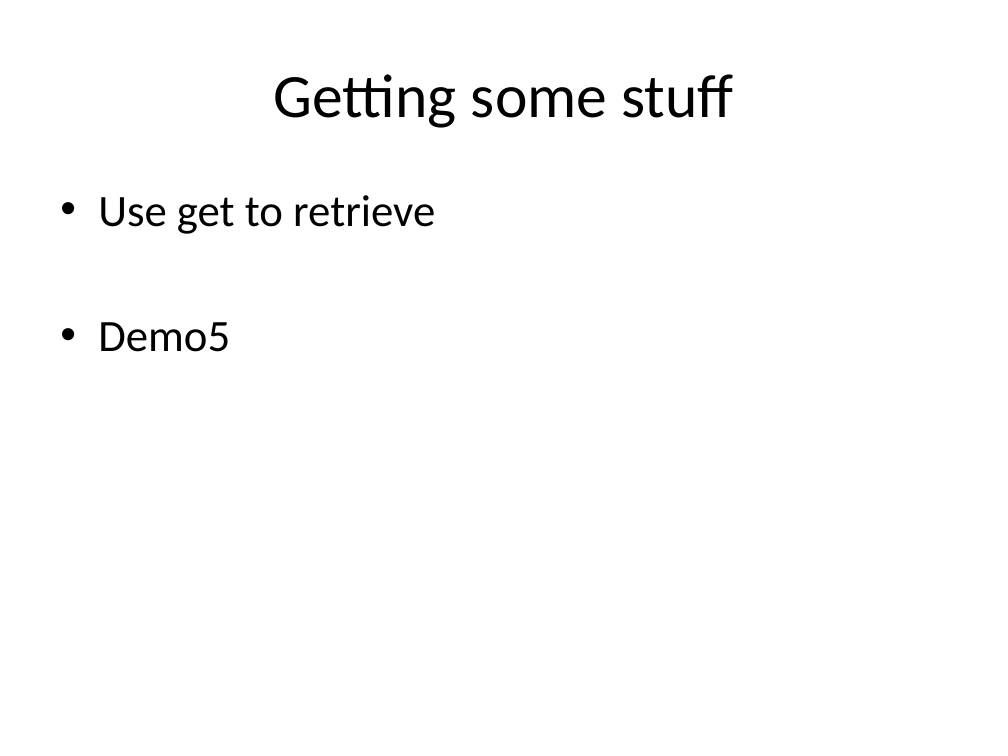
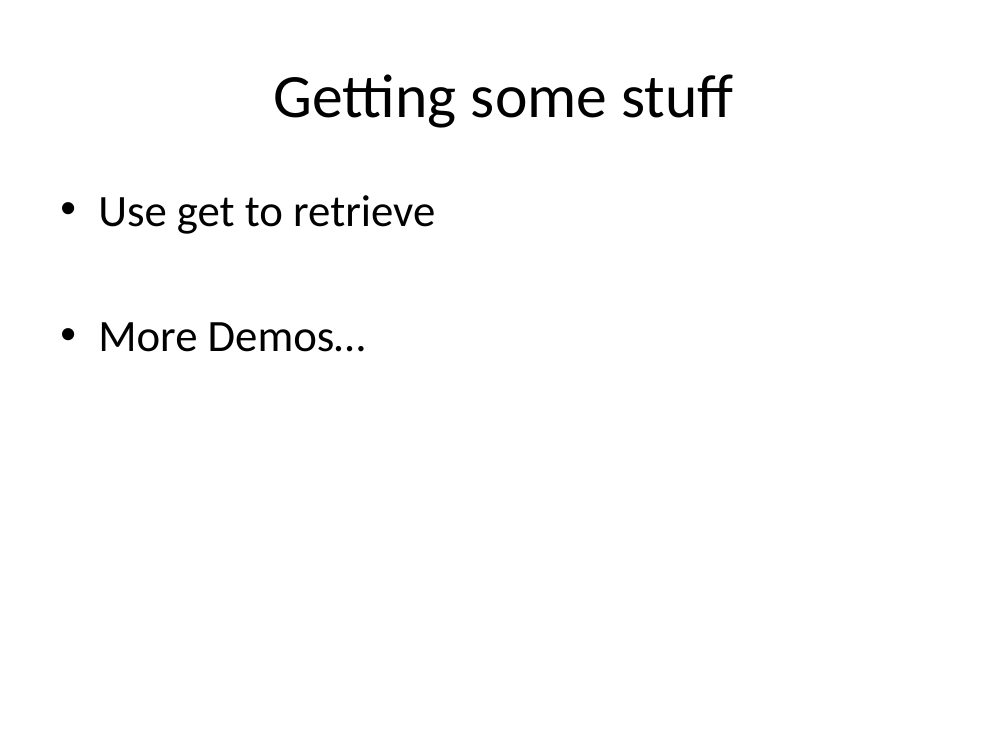
Before and after one commit to chadmichel/IndexedDB_And_Random_Presentation, a slide deck: slide 20 of IndexedDB_And_Random.pptx. Drawn at 1008x756 pixels with LibreOffice and Linux fonts; fonts in the diff are those of the drawing. Boxes give left, top, right and bottom in pixels: in the first picture for what was removed or moved away, otherwise in the second. Text is boxed around its words. In the diff, an @@ line names an element or a change of style, - is before the commit and + after.

```diff
--- a/IndexedDB_And_Random.pptx
+++ b/IndexedDB_And_Random.pptx
@@ text at [98, 322, 366, 352]: text changed @@
-• Demo5
+• More Demos…
```
Also in this commit, not shown: 5 slides added.
